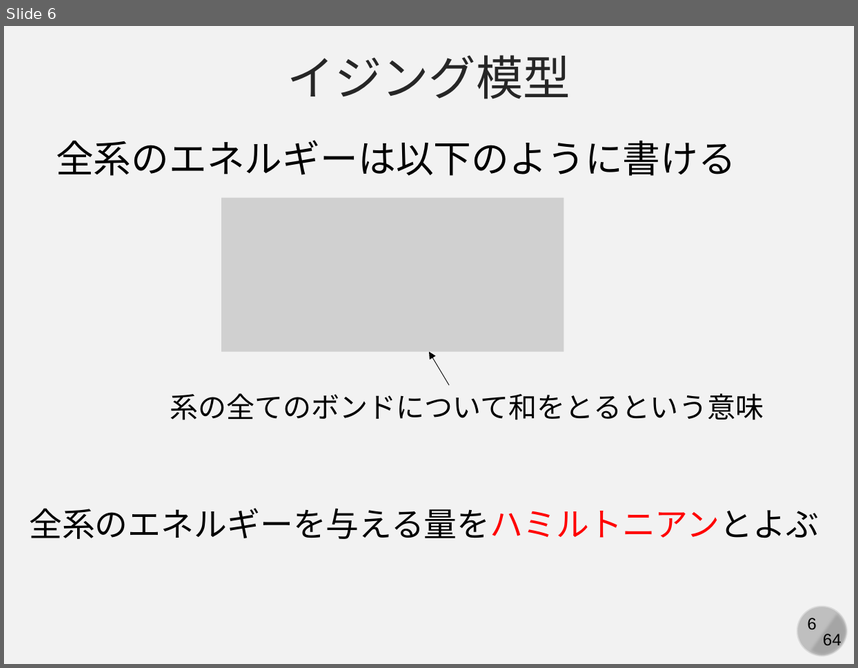
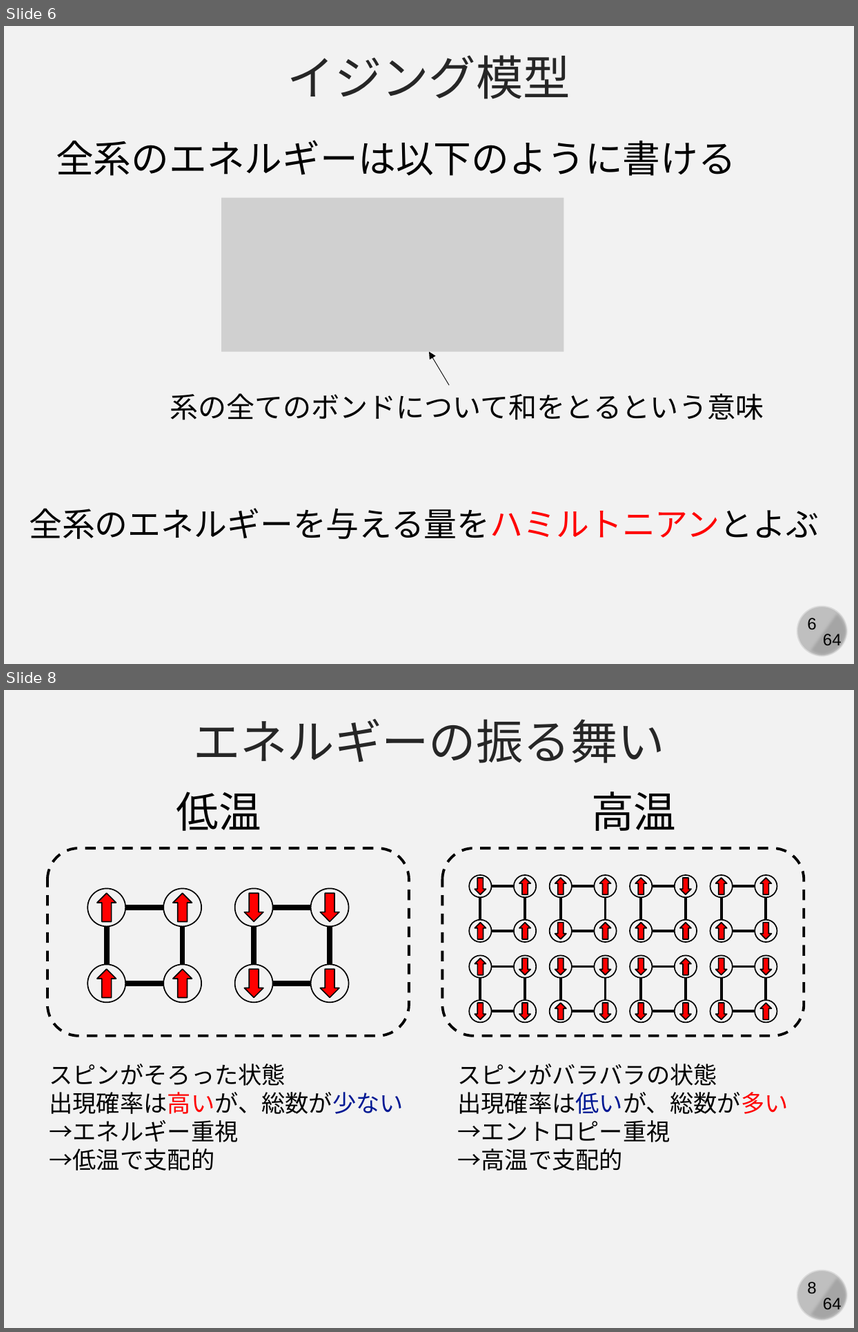
Before and after one commit to kaityo256/simulation_engineering, a slide deck: 04_mc_advanced/simulation04.pptx. Shown one above the other, each under a label of ours: slide 6 before the commit, slides 6 and 8 after it; the slides between them are not shown. The pictures are 858x668 and 858x1332 pixels, drawn with LibreOffice and Linux fonts; fonts in the diff are those of the drawing; grey boxes stand for pictures. Boxes give left, top, right and bottom in pixels: in the first picture for what was removed or moved away, otherwise in the second. Text is boxed around its words. In the diff, an @@ line names an element or a change of style, - is before the commit and + after.

```diff
--- a/04_mc_advanced/simulation04.pptx
+++ b/04_mc_advanced/simulation04.pptx
@@ slide 8 added at (4,690,854,1328), background #F2F2F2; not listed: 4 template elements that a slide beside it also shows @@
@@ text added at (193,719,665,763), 40 pt, text #262626 @@
+エネルギーの振る舞い
@@ text added at (176,791,261,831), 36 pt, text #000000 @@
+低温
@@ text added at (591,791,676,831), 36 pt, text #000000 @@
+高温
@@ rounded rectangle added at (47,848,408,1035), outline #000000 2.25 pt dashed @@
@@ group added at (87,888,202,1003): 4 ellipses, 4 down arrows, 4 lines @@
@@ group added at (235,888,349,1003): 4 ellipses, 4 down arrows, 4 lines @@
@@ group added at (443,848,804,1035): 32 ellipses, 32 down arrows, 32 lines, 1 rounded rectangle @@
@@ text added at (49,1063,404,1170), 20 pt, text #000000 @@
+スピンがそろった状態
+出現確率は高いが、総数が少ない
+→エネルギー重視
+→低温で支配的
@@ text added at (457,1063,788,1170), 20 pt, text #000000 @@
+スピンがバラバラの状態
+出現確率は低いが、総数が多い
+→エントロピー重視
+→高温で支配的
```
Also in this commit, not shown: 3 other slides added.
